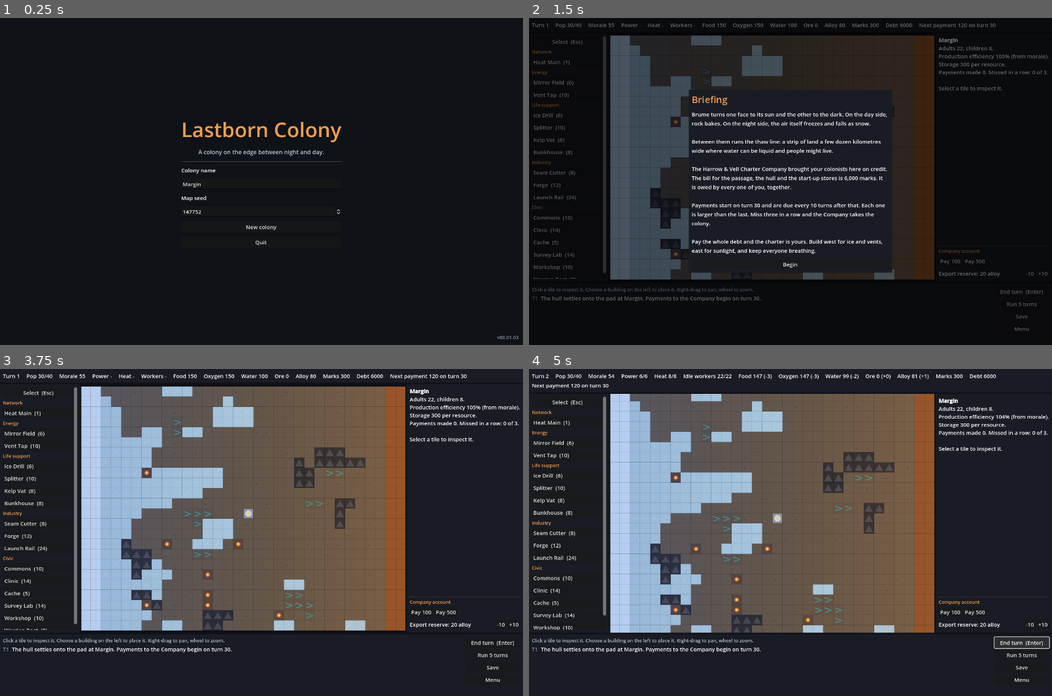
Above: before the commit, frames 1-4 (two rows, left to right).
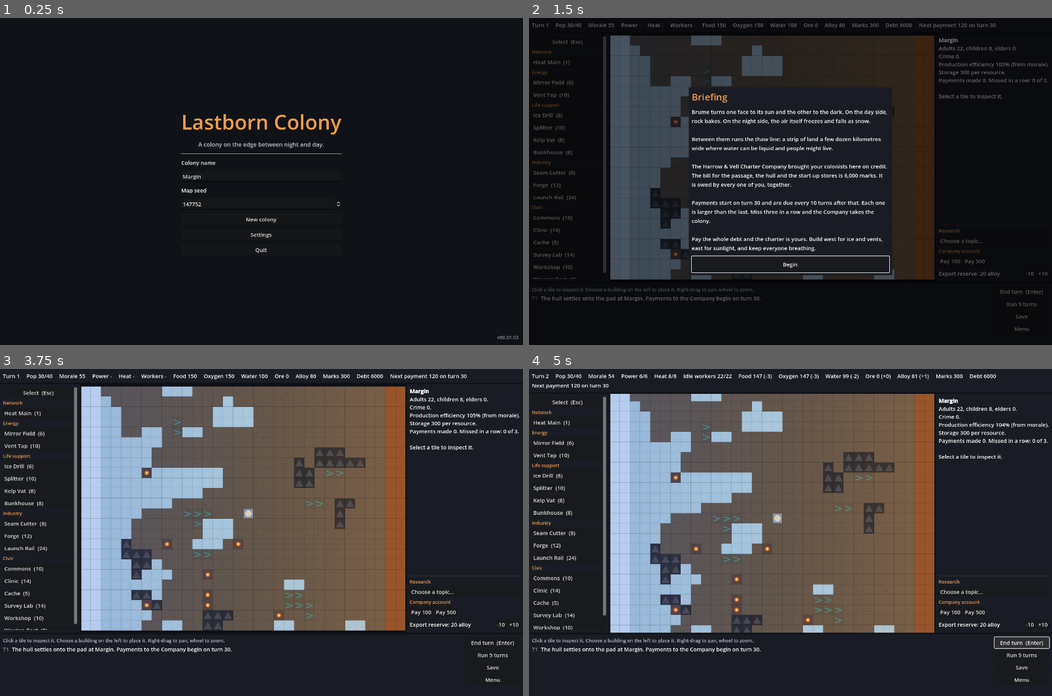
Above: after the commit, the same moments.

Repository: Zephino/Lastborn_Colony
Game: Godot game, scene res://scenes/main.tscn
Two runs of this game, one before a commit and one after it. Both use one fixed random seed, a clock stepped at 60 frames per second and the inputs below.
Inputs (mouse positions are in pixels of both pictures, inside the frame that each line leads up to):
- Up to frame 1 (0.25 s): no input
- Up to frame 2 (1.5 s): click "New colony" at 0.5 s; click (994, 240) at 1.25 s, where only the run after the commit has a clickable "Choose a topic…"
- Up to frame 3 (3.75 s): click "Launch Rail (24)" at 2 s; click "Launch Rail (24)" at 2.75 s; click "Begin" at 3.5 s
- Up to frame 4 (5 s): click "End turn (Enter)" at 4.25 s

The runs differ from the first frame. In frame 1, 1.8% of the frame differs, in the area x 34-66%, y 29-72%; in frame 2, 5.2%, in the area x 30-100%, y 8-79%; in frame 3, 0.9%; in frame 4, 0.9%.

Commit message:
Web build on GitHub Pages, Settings (fullscreen, install, update), research chooser
Part of v00.01.04; the changelog entry comes with the online features.

Co-Authored-By: Claude Opus 5.5 <noreply@anthropic.com>
Claude-Session: https://claude.ai/code/session_015nF5MxT1rKKJAh7GkSbxvp

Diff:
--- /dev/null
+++ b/scripts/ui/app_actions.gd
@@ -0,0 +1,60 @@
+## Settings → Fullscreen, Install app, Update app (adapted from Mythriven).
+## Fullscreen works in the browser and on desktop. Install app and Update app
+## are for the web version: the browser can install it like an app (the export
+## preset turns on "progressive web app"), which keeps a copy of the game on
+## the device. Update app clears that copy and reloads, so the newest version
+## is one click away. The page also updates itself: for 30 s after opening it
+## checks the online version and switches to a newer one (web/update.js).
+## Saves are kept separately and are not affected.
+extends RefCounted
+
+
+static func can_fullscreen() -> bool:
+	return OS.has_feature("web") or not OS.has_feature("mobile")
+
+
+static func is_fullscreen() -> bool:
+	var mode := DisplayServer.window_get_mode()
+	return mode == DisplayServer.WINDOW_MODE_FULLSCREEN or mode == DisplayServer.WINDOW_MODE_EXCLUSIVE_FULLSCREEN
+
+
+static func toggle_fullscreen() -> void:
+	DisplayServer.window_set_mode(DisplayServer.WINDOW_MODE_WINDOWED if is_fullscreen() else DisplayServer.WINDOW_MODE_FULLSCREEN)
+
+
+static func is_web() -> bool:
+	return OS.has_feature("web")
+
+
+## "ready" (the browser can install it now), "installed" (running as an app),
+## "ios" (Safari: Share → Add to Home Screen), or "unavailable".
+static func install_state() -> String:
+	if not is_web():
+		return "unavailable"
+	return str(JavaScriptBridge.eval("""(function(){
+		var m=function(q){return window.matchMedia&&window.matchMedia(q).matches;};
+		if(m('(display-mode: fullscreen)')||m('(display-mode: standalone)')||navigator.standalone)return 'installed';
+		if(window.lastbornInstall)return 'ready';
+		if(/iPad|iPhone|iPod/.test(navigator.userAgent)||(navigator.platform==='MacIntel'&&navigator.maxTouchPoints>1))return 'ios';
+		return 'unavailable';})()""", true))
+
+
+## Shows the browser's own "Install Lastborn Colony?" box.
+static func install() -> void:
+	if is_web():
+		JavaScriptBridge.eval("(function(){var e=window.lastbornInstall;if(e){window.lastbornInstall=null;e.prompt();}})()", true)
+
+
+## Forgets the saved copy of the game and reloads it from the internet.
+static func update_now() -> void:
+	if not is_web():
+		return
+	if bool(JavaScriptBridge.eval("typeof window.lastbornForceUpdate === 'function'", true)):
+		JavaScriptBridge.eval("window.lastbornForceUpdate()", true)
+		return
+	JavaScriptBridge.eval("""(async function(){
+		try{
+			if(navigator.serviceWorker){var r=await navigator.serviceWorker.getRegistrations();for(var i=0;i<r.length;i++){await r[i].unregister();}}
+			if(window.caches){var k=await caches.keys();for(var j=0;j<k.length;j++){await caches.delete(k[j]);}}
+		}catch(e){}
+		var u=new URL(location.href);u.searchParams.set('v',Date.now());location.replace(u.toString());})()""", true)
--- a/scripts/ui/main.gd
+++ b/scripts/ui/main.gd
@@ -9,6 +9,8 @@
 const Turn = preload("res://scripts/sim/turn.gd")
 const SaveGame = preload("res://scripts/sim/save_game.gd")
 const MapView = preload("res://scripts/ui/map_view.gd")
+const AppActions = preload("res://scripts/ui/app_actions.gd")
+const Research = preload("res://scripts/sim/research.gd")
 
 const BG := Color(0.06, 0.07, 0.09)
 const PANEL := Color(0.10, 0.11, 0.14)
@@ -24,11 +26,13 @@
 var inspector: RichTextLabel
 var demolish_button: Button
 var reserve_label: Label
+var research_button: Button
 var log_view: RichTextLabel
 var end_turn_button: Button
 var run_button: Button
 var hint_label: Label
 var modal: Control
+var modal_can_cancel := false
 var busy := false
 
 
@@ -110,7 +114,9 @@
 		if SaveGame.exists(slot):
 			var label := "Load saved game" if slot == "manual" else "Load autosave"
 			box.add_child(_button(label, func() -> void: _load(slot)))
-	box.add_child(_button("Quit", func() -> void: get_tree().quit()))
+	box.add_child(_button("Settings", show_settings))
+	if not AppActions.is_web():
+		box.add_child(_button("Quit", func() -> void: get_tree().quit()))
 	var version := _label("v" + str(ProjectSettings.get_setting("application/config/version", "")), 13, Color(0.55, 0.6, 0.66))
 	root.add_child(version)
 	version.set_anchors_and_offsets_preset(Control.PRESET_BOTTOM_RIGHT, Control.PRESET_MODE_MINSIZE, 12)
@@ -127,7 +133,7 @@
 	state = NewGame.create(seed_value, colony)
 	show_game()
 	var paragraphs: Array = GameData.story()["intro"]
-	show_modal("Briefing", "\n\n".join(PackedStringArray(paragraphs)), [["Begin", close_modal, true]])
+	show_modal("Briefing", "\n\n".join(PackedStringArray(paragraphs)), [["Begin", close_modal, true]], true)
 
 
 func _load(slot: String) -> void:
@@ -212,6 +218,11 @@
 	demolish_button = _button("Demolish", _on_demolish)
 	right_box.add_child(demolish_button)
 	right_box.add_child(HSeparator.new())
+	right_box.add_child(_label("Research", 13, ACCENT))
+	research_button = _button("", show_research)
+	research_button.alignment = HORIZONTAL_ALIGNMENT_LEFT
+	research_button.clip_text = true
+	right_box.add_child(research_button)
 	right_box.add_child(_label("Company account", 13, ACCENT))
 	var pay_row := HBoxContainer.new()
 	right_box.add_child(pay_row)
@@ -311,8 +322,9 @@
 	show_modal("Menu", "Unsaved progress since your last save or autosave will be lost.", [
 		["Save and quit to title", _save_and_quit, true],
 		["Quit to title without saving", show_title, true],
+		["Settings", show_settings, true],
 		["Back to the colony", close_modal, true],
-	])
+	], true)
 
 
 func _save_and_quit() -> void:
@@ -367,7 +379,13 @@
 
 
 func _unhandled_input(event: InputEvent) -> void:
-	if not (event is InputEventKey) or not event.is_pressed() or event.is_echo() or map_view == null:
+	if not (event is InputEventKey) or not event.is_pressed() or event.is_echo():
+		return
+	if (event as InputEventKey).keycode == KEY_ESCAPE and modal != null and modal_can_cancel:
+		close_modal()
+		get_viewport().set_input_as_handled()
+		return
+	if map_view == null:
 		return
 	var key := (event as InputEventKey).keycode
 	if (key == KEY_ENTER or key == KEY_KP_ENTER) and modal == null:
@@ -428,6 +446,14 @@
 	end_turn_button.disabled = state["ending"] != ""
 	run_button.disabled = state["ending"] != ""
 	reserve_label.text = "Export reserve: %d alloy" % int(state["export_reserve"])
+	var r: Dictionary = state["research"]
+	if state["plague"]["active"]:
+		research_button.text = "Plague cure: %d / %d" % [int(state["plague"]["cure"]), int(state["plague"]["need"])]
+	elif r["current"] == "":
+		research_button.text = "Choose a topic…"
+	else:
+		var t := GameData.topic(r["current"])
+		research_button.text = "%s: %d / %d" % [t["name"], int(r["progress"]), int(t["cost"])]
 
 	_refresh_inspector()
 	_refresh_log()
@@ -467,7 +493,10 @@
 	demolish_button.visible = not s.is_empty() and s["type"] != "hull"
 	if c.x < 0:
 		lines.append("[b]%s[/b]" % state["colony_name"])
-		lines.append("Adults %s, children %s." % [_fmt(float(state["adults"])), _fmt(float(state["children"]))])
+		lines.append("Adults %s, children %s, elders %s." % [_fmt(float(state["adults"])), _fmt(float(state["children"])), _fmt(float(state["elders"]))])
+		lines.append("Crime %s." % _fmt(float(state["crime"])))
+		if state["plague"]["active"]:
+			lines.append("[color=#ff6a5a]Plague! Cure %d of %d, %d turns left.[/color]" % [int(state["plague"]["cure"]), int(state["plague"]["need"]), int(state["plague"]["turns_left"])])
 		lines.append("Production efficiency %d%% (from morale)." % int(round(Turn.efficiency(state) * 100.0)))
 		lines.append("Storage %s per resource." % _fmt(float(state["report"].get("storage", GameData.balance()["base_storage"]))))
 		lines.append("Payments made %d. Missed in a row: %d of %d." % [int(state["payments_made"]), int(state["missed_in_row"]), int(GameData.balance()["max_missed"])])
@@ -543,11 +572,84 @@
 	log_view.text = "\n".join(lines)
 
 
+# ---------------------------------------------------------------- Research
+
+func show_research() -> void:
+	var options: Array = []
+	for t in Research.available(state):
+		var label := "%s (%d): %s" % [t["name"], int(t["cost"]), t["desc"]]
+		options.append([label, _choose_research.bind(t["id"]), true])
+	var done := PackedStringArray()
+	for id in Research.done(state):
+		done.append(GameData.topic(id)["name"])
+	var body := "Survey Labs produce research toward one topic at a time. Changing topic loses progress on the old one."
+	if state["plague"]["active"]:
+		body += "\n\nDuring the plague, all research goes to the cure first."
+	body += "\n\nFinished: " + (", ".join(done) if not done.is_empty() else "none yet") + "."
+	if options.is_empty():
+		body += "\n\nEverything has been researched."
+	options.append(["Back", close_modal, true])
+	show_modal("Research", body, options, true)
+
+
+func _choose_research(id: String) -> void:
+	Actions.set_research(state, id)
+	close_modal()
+	refresh()
+
+
+# ---------------------------------------------------------------- Settings
+
+func show_settings() -> void:
+	var notes := PackedStringArray()
+	var options: Array = []
+	if AppActions.can_fullscreen():
+		options.append(["Fullscreen: %s" % ("On" if AppActions.is_fullscreen() else "Off"), _on_fullscreen, true])
+	if AppActions.is_web():
+		var install := AppActions.install_state()
+		match install:
+			"installed":
+				options.append(["Installed as an app", _on_install, false])
+			"ios":
+				options.append(["Install app", _on_install, true])
+				notes.append("On iPhone or iPad: tap Share, then Add to Home Screen.")
+			"ready":
+				options.append(["Install app", _on_install, true])
+			_:
+				options.append(["Install app", _on_install, false])
+				notes.append("Install app works in Chrome and Edge (and on phones) once the page has loaded.")
+		options.append(["Update app", _on_update, true])
+		notes.append("Update app reloads the newest version from the internet. Your saved games are kept.")
+	options.append(["Back", close_modal, true])
+	var body := "Lastborn Colony v%s" % str(ProjectSettings.get_setting("application/config/version", ""))
+	if not notes.is_empty():
+		body += "\n\n" + "\n".join(notes)
+	show_modal("Settings", body, options, true)
+
+
+func _on_fullscreen() -> void:
+	AppActions.toggle_fullscreen()
+	show_settings.call_deferred()
+
+
+func _on_install() -> void:
+	if AppActions.install_state() == "ready":
+		AppActions.install()
+	show_settings.call_deferred()
+
+
+func _on_update() -> void:
+	if state.size() > 0 and state.get("ending", "") == "":
+		SaveGame.save(state, "autosave")
+	AppActions.update_now()
+
+
 # ---------------------------------------------------------------- Modal dialogs
 
 ## options: Array of [label, Callable, enabled].
-func show_modal(title: String, body: String, options: Array) -> void:
+func show_modal(title: String, body: String, options: Array, can_cancel: bool = false) -> void:
 	close_modal()
+	modal_can_cancel = can_cancel
 	var layer := Control.new()
 	layer.set_anchors_and_offsets_preset(Control.PRESET_FULL_RECT)
 	add_child(layer)
@@ -571,10 +673,16 @@
 	text.autowrap_mode = TextServer.AUTOWRAP_WORD_SMART
 	text.custom_minimum_size = Vector2(540, 0)
 	box.add_child(text)
+	var first: Button = null
 	for opt in options:
 		var b := _button(opt[0], opt[1])
 		b.disabled = not opt[2]
+		b.custom_minimum_size = Vector2(0, 44)
 		box.add_child(b)
+		if first == null and not b.disabled:
+			first = b
+	if first != null:
+		first.grab_focus.call_deferred()
 
 
 func close_modal() -> void:
Not shown, changed: export_presets.cfg
